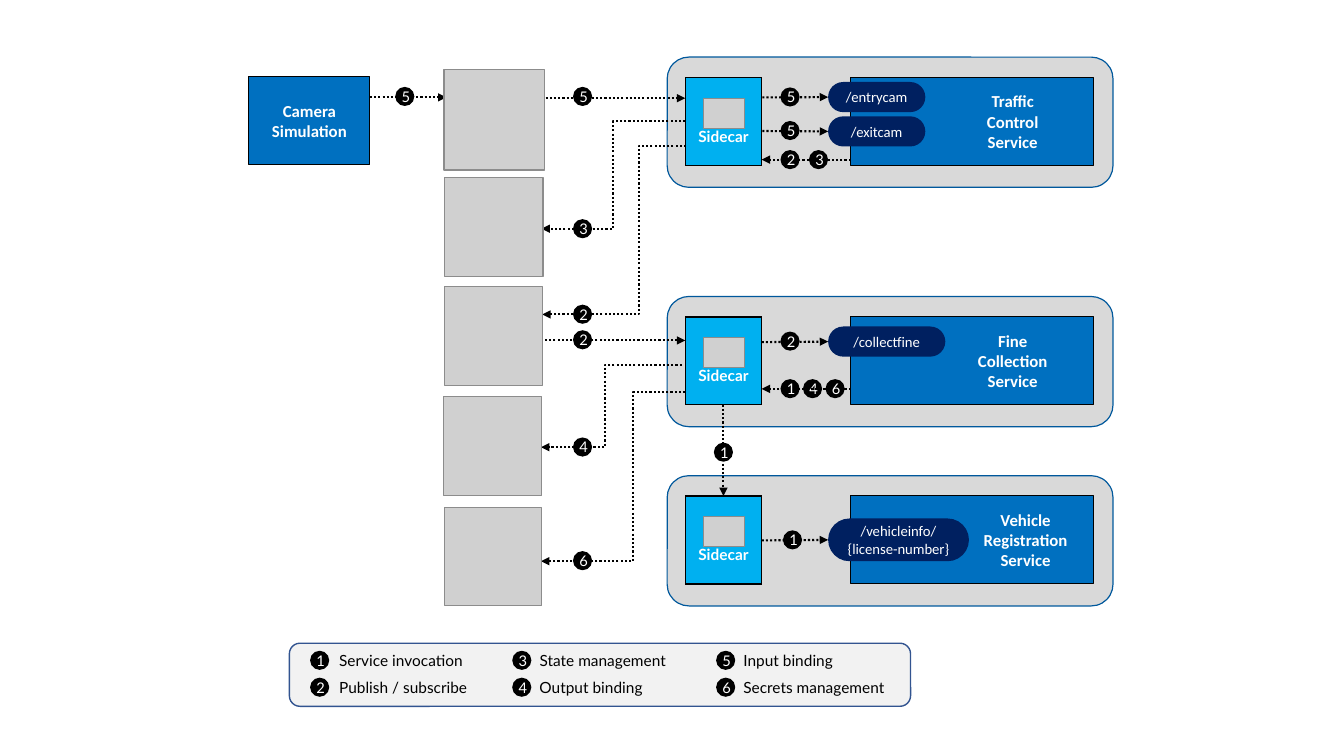
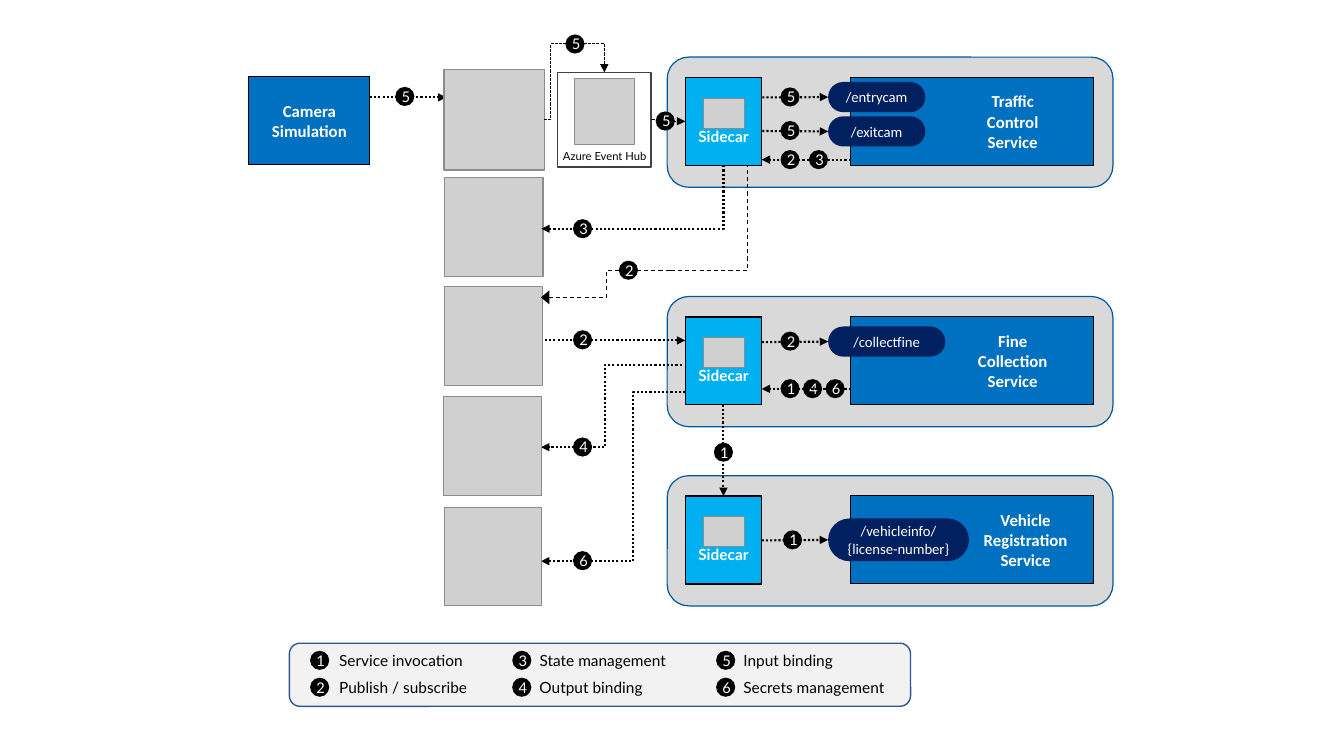
Before and after one commit to US-MFG-Demo/k8s-dapr-hack, a slide deck: slide 8 of Figures.pptx. Drawn at 1344x756 pixels with LibreOffice and Linux fonts; fonts in the diff are those of the drawing; grey boxes stand for pictures; background and template pictures are left out. Boxes give left, top, right and bottom in pixels: in the first picture for what was removed or moved away, otherwise in the second. Text is boxed around its words. In the diff, an @@ line names an element or a change of style, - is before the commit and + after.

```diff
--- a/Figures.pptx
+++ b/Figures.pptx
@@ elbow arrow added from (544, 120) to (605, 73), #000000 0.75 pt dashed @@
@@ ellipse "5": place and size @@
-ellipse "5" at [574, 87, 593, 106]
+ellipse "5" at [566, 34, 585, 53]
@@ rectangle added at [558, 73, 651, 167], outline #404040 1.25 pt @@
@@ picture added at [575, 79, 634, 144] @@
@@ arrow removed from (541, 98) to (686, 98) @@
@@ ellipse added at [656, 112, 676, 131], fill #000000, 10.5 pt, text #FFFFFF @@
+5
@@ freeform shape removed at [542, 146, 687, 315] @@
@@ elbow arrow added from (651, 120) to (686, 121), #000000 0.75 pt dashed @@
@@ elbow arrow moved from (686, 121) - (541, 229) to (724, 165) - (541, 229) @@
@@ text added at [563, 151, 646, 160], 8 pt, text #000000 @@
+Azure Event Hub
@@ elbow line added from (671, 270) to (748, 165), #000000 0.75 pt dashed @@
@@ ellipse "2": place and size @@
-ellipse "2" at [574, 304, 593, 324]
+ellipse "2" at [619, 261, 638, 280]
@@ elbow arrow added from (673, 270) to (541, 297), #000000 0.75 pt dashed @@
```
Also in this commit, not shown: 6 other slides changed, 5 slides added, 24 other files.
